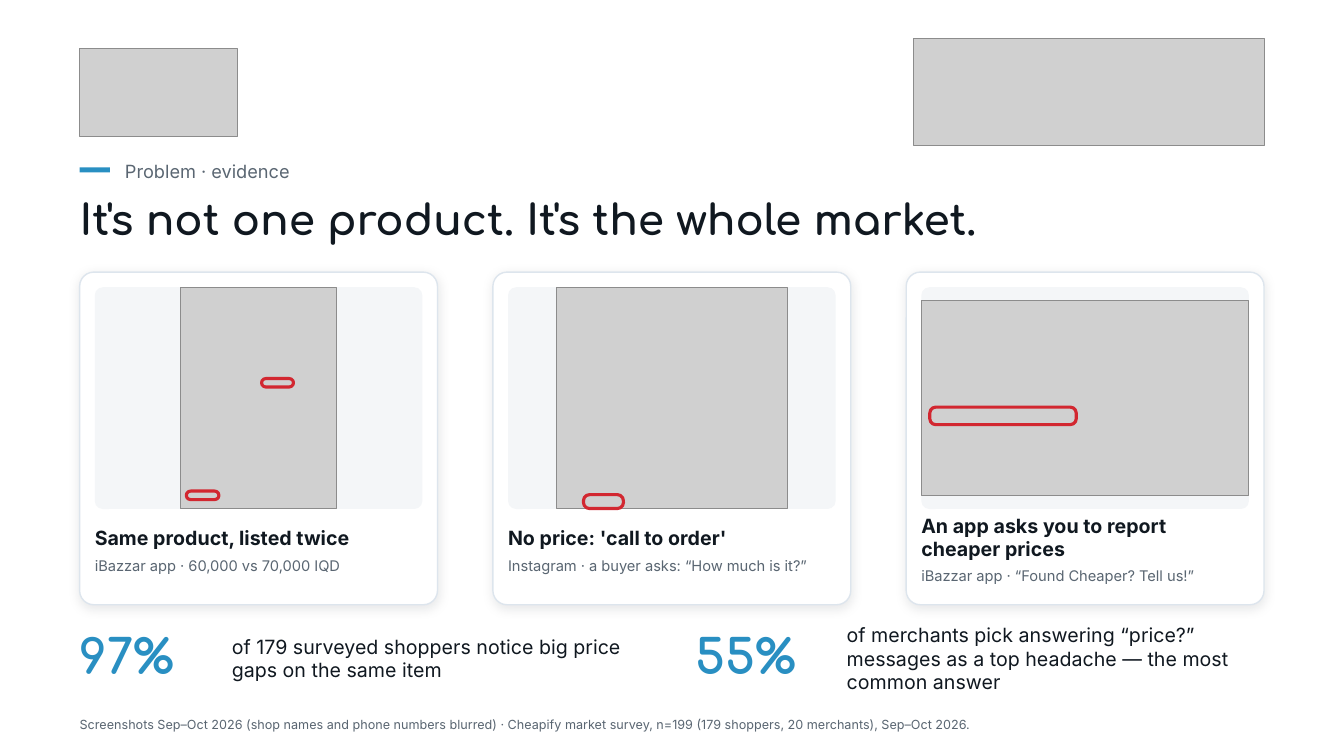
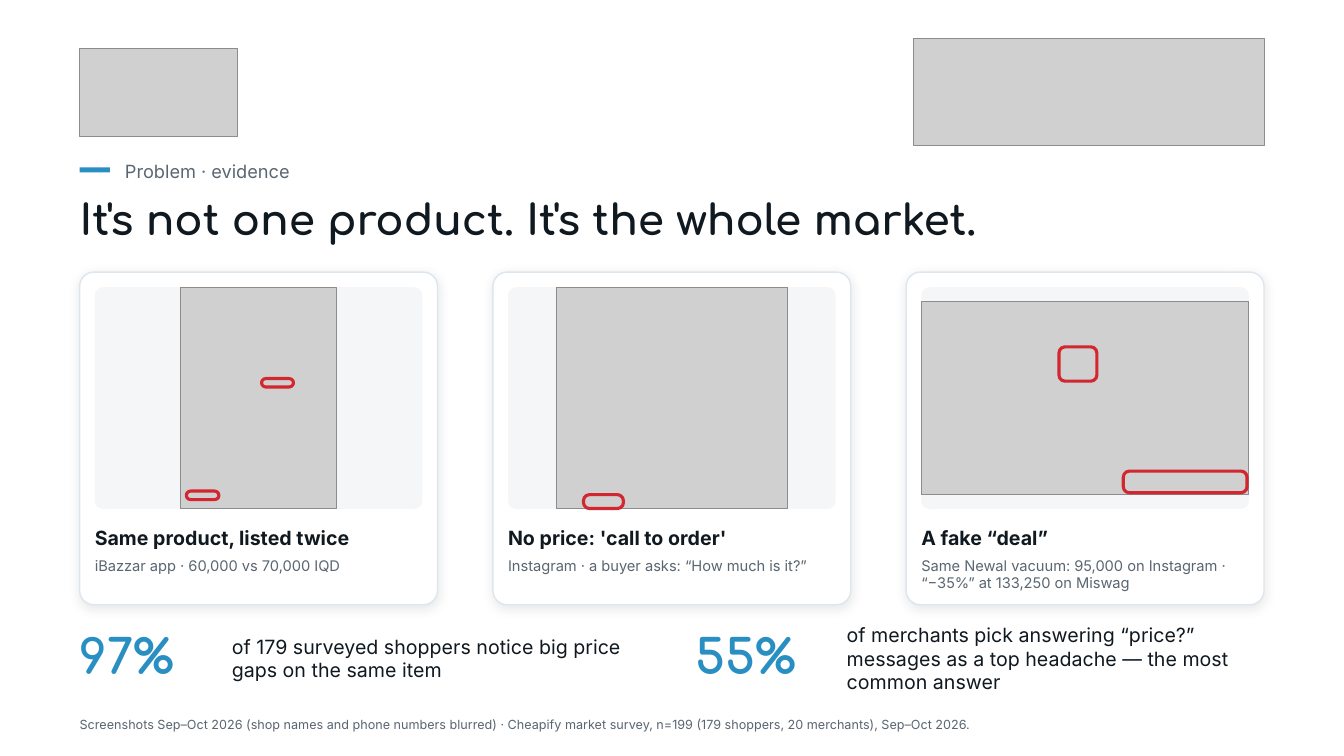
Before and after one commit to shakerbr/cheapify, a slide deck: slide 3 of presentation/Cheapify-GIZ-Pitch.pptx. Drawn at 1344x756 pixels with LibreOffice and Linux fonts; fonts in the diff are those of the drawing; grey boxes stand for pictures. Boxes give left, top, right and bottom in pixels: in the first picture for what was removed or moved away, otherwise in the second. Text is boxed around its words. In the diff, an @@ line names an element or a change of style, - is before the commit and + after.

```diff
--- a/presentation/Cheapify-GIZ-Pitch.pptx
+++ b/presentation/Cheapify-GIZ-Pitch.pptx
@@ rounded rectangle: place and size @@
-rounded rectangle at <box>930,407,1076,424</box>
+rounded rectangle at <box>1060,347,1098,381</box>
@@ rounded rectangle at <box>1060,347,1098,381</box>: proportions changed @@
@@ rounded rectangle added at <box>1123,471,1247,492</box>, outline #D22730 2.25 pt @@
@@ text at <box>921,530,1048,546</box>: text changed @@
-An app asks you to report cheaper prices
+A fake “deal”
@@ text at <box>921,560,1218,591</box>: text changed @@
-iBazzar app · “Found Cheaper? Tell us!”
+Same Newal vacuum: 95,000 on Instagram · “−35%” at 133,250 on Miswag
```
Also in this commit, not shown: 9 other slides changed, 4 slides added, 2 slides removed, 31 other files.
